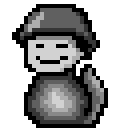
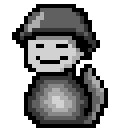
Two versions of the same layered image (128x128). Layer-by-layer changes:
painted on "Layer 2" over [left=52, top=92, right=56, bottom=96]
